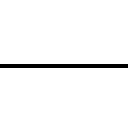
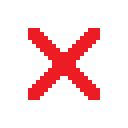
Layer changes from the first 128 × 128 image to the second:
hid "conn" over [left=0, top=64, right=128, bottom=68]
added layer "del" over [left=28, top=28, right=100, bottom=100]
